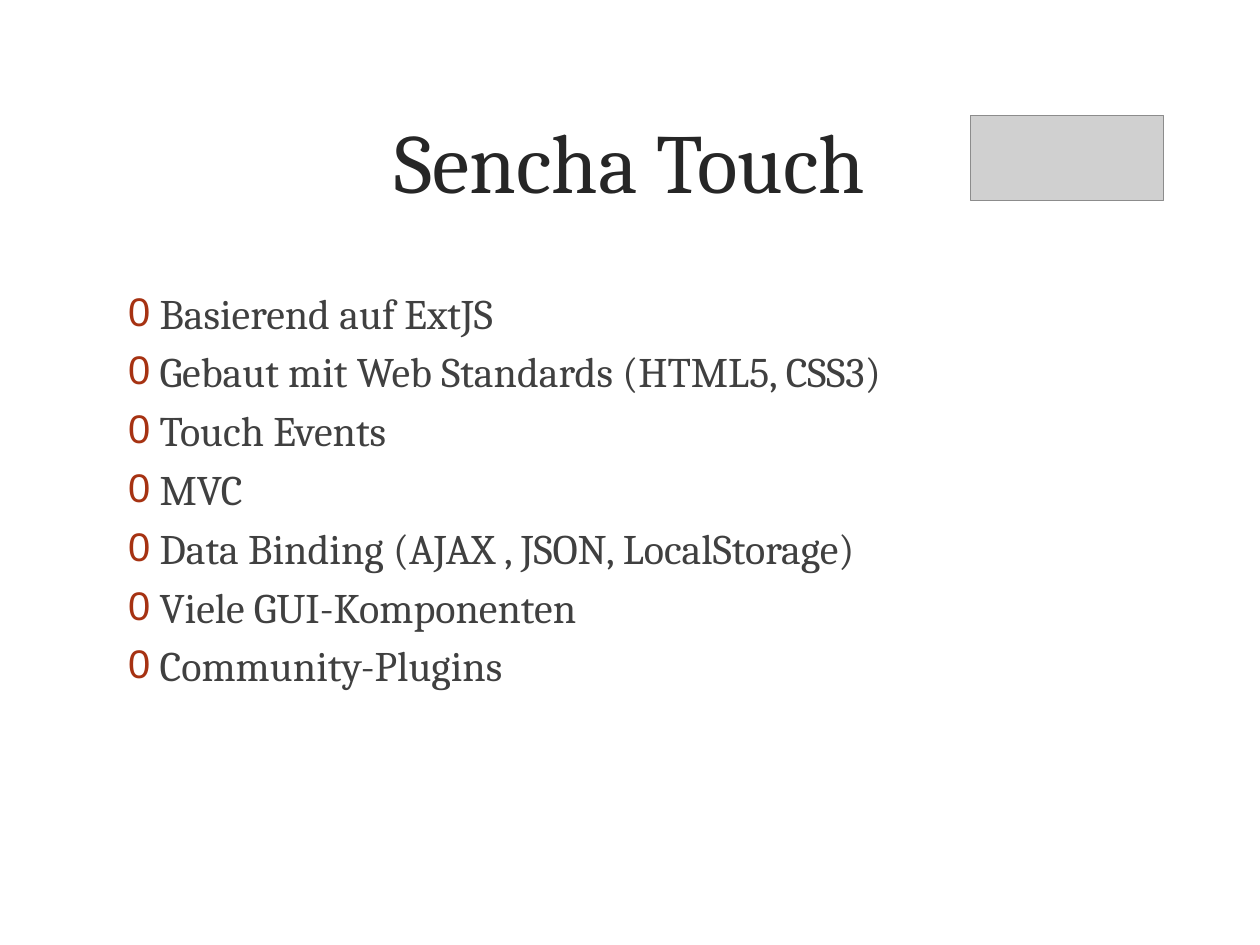
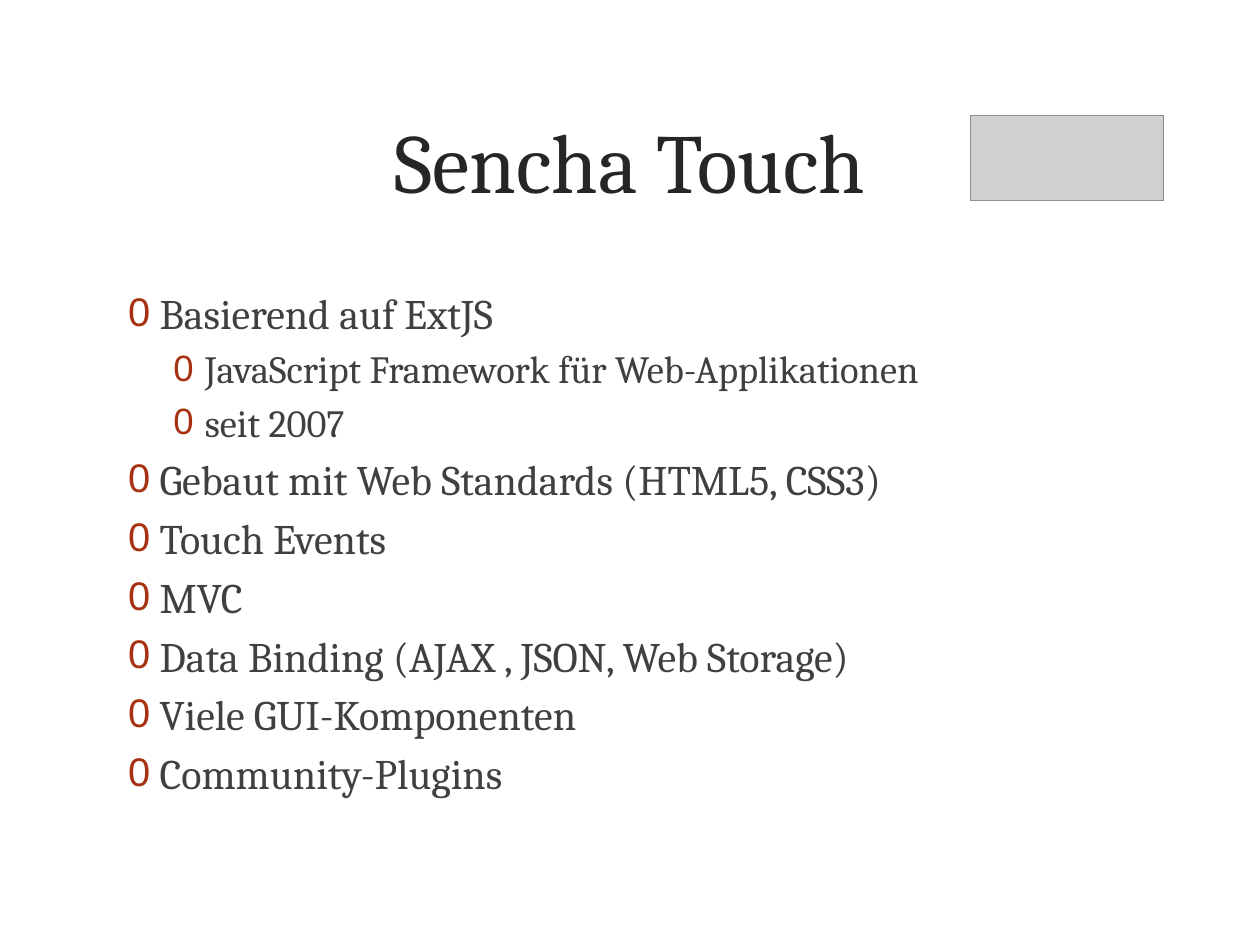
Before and after one commit to metaodi/TrailDevilsXPl-2, a slide deck: slide 5 of _DOCUMENTATION/Presentation/Praesentation-Traildevils-XPl2.pptx (slide 4 before the commit). Drawn at 1260x945 pixels with LibreOffice and Linux fonts; fonts in the diff are those of the drawing; grey boxes stand for pictures; background and template pictures are left out. Boxes give left, top, right and bottom in pixels: in the first picture for what was removed or moved away, otherwise in the second. Text is boxed around its words. In the diff, an @@ line names an element or a change of style, - is before the commit and + after.

```diff
--- a/_DOCUMENTATION/Presentation/Praesentation-Traildevils-XPl2.pptx
+++ b/_DOCUMENTATION/Presentation/Praesentation-Traildevils-XPl2.pptx
@@ text at [205, 355, 919, 438]: paragraphs added @@
+  0 JavaScript Framework für Web-Applikationen
+  0 seit 2007
@@ text at [160, 642, 849, 681]: text changed @@
-0 Data Binding (AJAX , JSON, LocalStorage)
+0 Data Binding (AJAX , JSON, Web Storage)
```
Also in this commit, not shown: 6 other slides changed, 7 slides added, 2 other files.
